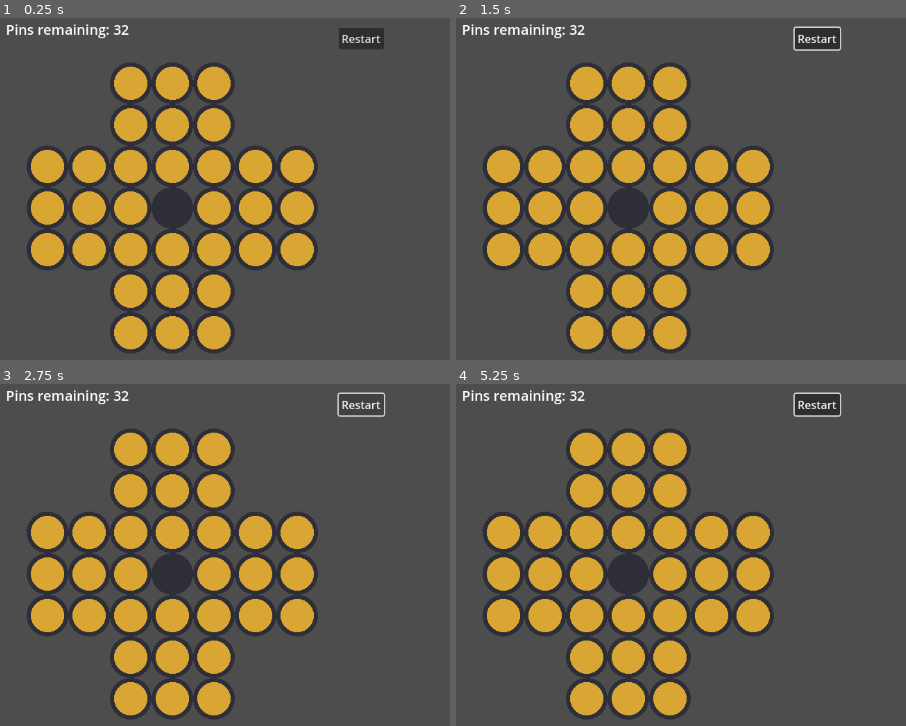
Above: before the commit, frames 1-4 (two rows, left to right).
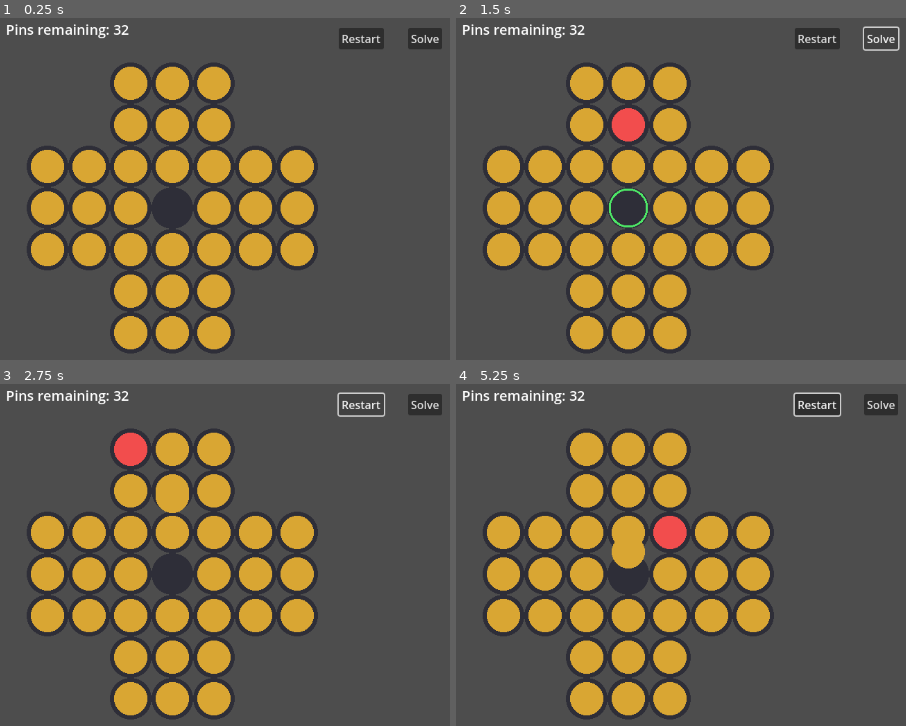
Above: after the commit, the same moments.

Repository: LucasHT22/solitaire-lucas
Game: Godot game, scene res://main.tscn
The game is run twice, just before and just after one commit, with the same random seed, the same clock (stepped at 60 frames per second) and the same inputs.
Inputs (mouse positions are in pixels of both pictures, inside the frame that each line leads up to):
- Up to frame 1 (0.25 s): no input
- Up to frame 2 (1.5 s): click "Restart" at 0.5 s; click (879, 38) at 1.25 s, where only the run after the commit has a clickable "Solve"
- Up to frame 3 (2.75 s): click "Restart" at 2 s
- Up to frame 4 (5.25 s): click "Restart" at 2.75 s; tap Enter at 3.5 s; move the mouse to (outside the picture) at 3.52 s; hold Right 3.53-4.28 s; tap R at 3.6, 4.35 s; click (outside the picture) at 3.67 s; move the mouse to (685, 626) at 4.27 s; hold Down 4.28-5.03 s; click (685, 626) at 4.42 s; move the mouse to (outside the picture) at 5.02 s; hold Right from 5.03 s (still down); tap Alt at 5.1 s; click (outside the picture) at 5.17 s

The runs differ from the first frame. In frame 1, 0.4% of the frame differs, in the area x 90-99%, y 2-10%; in frame 2, 1.1%; in frame 3, 1.1%; in frame 4, 1.4%, in the area x 34-99%, y 2-55%.

Commit message:
add restart and animation and more

Diff:
--- a/solitaire-lucas/main.gd
+++ b/solitaire-lucas/main.gd
@@ -4,13 +4,27 @@
 const CELL: int = 60
 const RADIUS: int = 24
 const OFFSET: Vector2 = Vector2(80, 100)
+const JUMP_DURATION: float = 0.25
 
 var board: Array = []
 var selected = null
 var game_over_message: String = ""
 
+var animating: bool = false
+var anim_from: Vector2i
+var anim_mid: Vector2i
+var anim_to: Vector2i
+var anim_progress: float = 0.0
+
+var solving: bool = false
+var valid_cells: Array = []
+var cell_index: Dictionary = {}
+var solver_moves: Array = []
+var solver_failed_cache: Dictionary = {}
+
 func _ready() -> void:
 	init_board()
+	build_solver_data()
 	queue_redraw()
 
 func _draw() -> void:
@@ -23,16 +37,37 @@
 				continue
 			var pos = OFFSET + Vector2(c * CELL, r * CELL)
 			draw_circle(pos, RADIUS + 6, Color(0.18, 0.18, 0.22))
+
+			if animating and Vector2i(c, r) == anim_to:
+				continue
+
 			if board[r][c] == 1:
 				var col = Color(0.85, 0.65, 0.2)
 				if selected != null and selected == Vector2i(c, r):
 					col = Color(0.95, 0.3, 0.3)
 				draw_circle(pos, RADIUS, col)
 
+	if selected != null and not animating:
+		for dest in valid_destinations(selected):
+			var pos = OFFSET + Vector2(dest.x * CELL, dest.y * CELL)
+			draw_arc(pos, RADIUS + 3, 0, TAU, 32, Color(0.3, 0.9, 0.4), 3.0)
+
+	if animating:
+		var from_pos = OFFSET + Vector2(anim_from.x * CELL, anim_from.y * CELL)
+		var to_pos = OFFSET + Vector2(anim_to.x * CELL, anim_to.y * CELL)
+		var current_pos = from_pos.lerp(to_pos, anim_progress)
+		draw_circle(current_pos, RADIUS, Color(0.85, 0.65, 0.2))
+
+		var mid_pos = OFFSET +Vector2(anim_mid.x * CELL, anim_mid.y * CELL)
+		draw_circle(mid_pos, RADIUS, Color(0.85, 0.65, 0.2, 1.0 - anim_progress))
+
 	if game_over_message != "":
 		draw_string(font, Vector2(20, 600), game_over_message, HORIZONTAL_ALIGNMENT_CENTER, -1, 20)
 
 func _input(event: InputEvent) -> void:
+	if animating or solving:
+		return
+
 	if event is InputEventMouseButton and event.pressed and event.button_index == MOUSE_BUTTON_LEFT:
 		var local: Vector2 = event.position
 		for r in range(GRID_SIZE):
@@ -62,6 +97,10 @@
 	if board[mid.y][mid.x] != 1:
 		return false
 
+	anim_from = from
+	anim_mid = mid
+	anim_to = to
+
 	board[from.y][from.x] = 0
 	board[mid.y][mid.x] = 0
 	board[to.y][to.x] = 1
@@ -84,7 +123,7 @@
 
 	if try_move(selected, cell):
 		selected = null
-		check_game_over()
+		start_jump_animation()
 	else:
 		if board[r][c] == 1:
 			selected = cell
@@ -117,6 +156,20 @@
 			if board[r][c] == 1:
 				pegs += 1
 	return pegs
+
+func valid_destinations(from: Vector2i) -> Array:
+	var dests = []
+	var dirs = [Vector2i(2, 0), Vector2i(-2, 0), Vector2i(0, 2), Vector2i(0, -2)]
+	for d in dirs:
+		var to = Vector2i(from.x + d.x, from.y + d.y)
+		if to.x < 0 or to.x >= GRID_SIZE or to.y < 0 or to.y >= GRID_SIZE:
+			continue
+		if board[to.y][to.x] != 0:
+			continue
+		var mid = Vector2i(from.x + d.x / 2, from.y + d.y / 2)
+		if board[mid.y][mid.x] == 1:
+			dests.append(to)
+	return dests
 
 func has_move(r: int, c: int) -> bool:
 	var dirs = [Vector2i(2, 0), Vector2i(-2, 0), Vector2i(0, 2), Vector2i(0, -2)]
@@ -147,7 +200,119 @@
 	init_board()
 	selected = null
 	game_over_message = ""
-	queue_redraw()
+	animating = false
+	solving = false
+	solver_failed_cache.clear()
+	queue_redraw()
+
+func start_jump_animation() -> void:
+	animating = true
+	anim_progress = 0.0
+	var tween = create_tween()
+	tween.tween_method(_on_anim_step, 0.0, 1.0, JUMP_DURATION)
+	tween.tween_callback(_on_anim_finished)
+
+func _on_anim_step(t: float) -> void:
+	anim_progress = t
+	queue_redraw()
+
+func _on_anim_finished() -> void:
+	animating = false
+	queue_redraw()
+	check_game_over()
 
 func _on_restart_button_pressed() -> void:
 	restart_game()
+
+func _on_solve_button_pressed() -> void:
+	if animating or solving:
+		return
+	var mask = board_to_bitmask()
+	solver_failed_cache.clear()
+	var solution = solve_from(mask)
+	if solution == null:
+		game_over_message = "No possible solution."
+		queue_redraw()
+		return
+	game_over_message = ""
+	play_solution(solution)
+
+func build_solver_data() -> void:
+	valid_cells.clear()
+	cell_index.clear()
+	for r in range(GRID_SIZE):
+		for c in range(GRID_SIZE):
+			if is_valid_cell(r, c):
+				cell_index[Vector2i(c, r)] = valid_cells.size()
+				valid_cells.append(Vector2i(c, r))
+
+	solver_moves.clear()
+	var dirs = [Vector2i(2, 0), Vector2i(-2, 0), Vector2i(0, 2), Vector2i(0, -2)]
+	for cell in valid_cells:
+		for d in dirs:
+			var mid = cell + Vector2i(d.x / 2, d.y / 2)
+			var to = cell + d
+			if cell_index.has(mid) and cell_index.has(to):
+				solver_moves.append({
+					"from": cell_index[cell],
+					"mid": cell_index[mid],
+					"to": cell_index[to]
+				})
+
+func board_to_bitmask() -> int:
+	var mask = 0
+	for i in range(valid_cells.size()):
+		var v = valid_cells[i]
+		if board[v.y][v.x] == 1:
+			mask |= (1 << i)
+	return mask
+
+func count_bits(mask: int) -> int:
+	var count = 0
+	var m = mask
+	while m != 0:
+		count += m & 1
+		m >>= 1
+	return count
+
+func solve_from(mask: int):
+	if count_bits(mask) == 1:
+		return []
+	if solver_failed_cache.has(mask):
+		return null
+
+	for move in solver_moves:
+		var from_bit = 1 << move.from
+		var mid_bit = 1 << move.mid
+		var to_bit = 1 << move.to
+		if (mask & from_bit) != 0 and (mask & mid_bit) != 0 and (mask & to_bit) == 0:
+			var new_mask = mask
+			new_mask &= ~from_bit
+			new_mask &= ~mid_bit
+			new_mask |= to_bit
+			var rest = solve_from(new_mask)
+			if rest != null:
+				var result = [move]
+				result.append_array(rest)
+				return result
+
+	solver_failed_cache[mask] = true
+	return null
+
+func play_solution(moves: Array) -> void:
+	solving = true
+	for move in moves:
+		var from_v: Vector2i = valid_cells[move.from]
+		var to_v: Vector2i = valid_cells[move.to]
+
+		selected = from_v
+		queue_redraw()
+		await get_tree().create_timer(0.25).timeout
+
+		try_move(from_v, to_v)
+		start_jump_animation()
+		await get_tree().create_timer(JUMP_DURATION + 0.05).timeout
+
+	selected = null
+	solving = false
+	queue_redraw()
--- a/solitaire-lucas/main.tscn
+++ b/solitaire-lucas/main.tscn
@@ -12,4 +12,12 @@
 offset_bottom = 51.0
 text = "Restart"
 
+[node name="SolveButton" type="Button" parent="."]
+offset_left = 600.0
+offset_top = 20.0
+offset_right = 649.0
+offset_bottom = 51.0
+text = "Solve"
+
 [connection signal="pressed" from="RestartButton" to="." method="_on_restart_button_pressed"]
+[connection signal="pressed" from="SolveButton" to="." method="_on_solve_button_pressed"]
